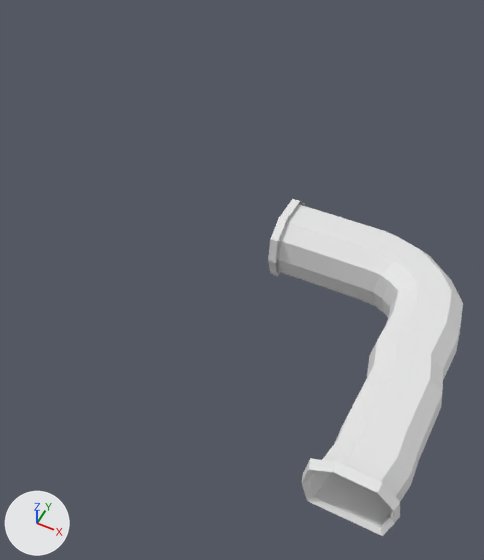
One commit to the FBX model dev/models/kf2hy.fbx: the scene before it, then after it.
The view is the same before and after, from a camera (50 mm lens) standing at (30.2, -227.0, 59.1) and looking at (11.9, -190.3, 13.2). Arrows for +X, +Y and +Z are at lower left; the lights stay in place. The first picture is the older version.
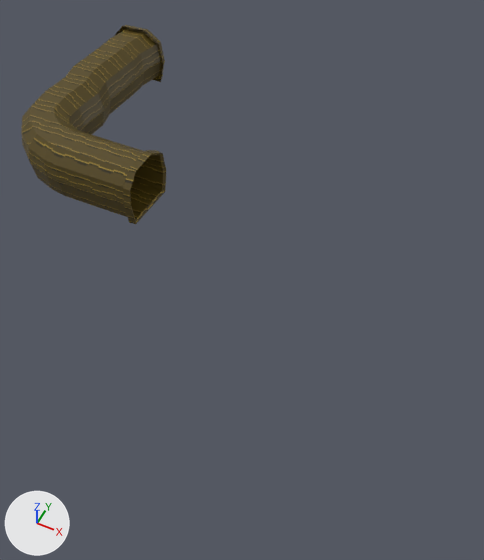
Diff of the bpy script that builds the scene:
```diff
--- a/dev/models/kf2hy.fbx.py
+++ b/dev/models/kf2hy.fbx.py
@@ img_wood_png @@
+img_wood_png = load_image('wood.png', '../images/wood.png', 32, 32, 'sRGB')
@@ mat_material_005 @@
+mat_material_005 = principled_material('Material.005')
+mat_material_005.texture = img_wood_png
@@ me_plane_014 @@
 me_plane_014.from_pydata(...)  # 168 vertices, 160 faces; spans x -6.1..11.2, y -9.4..14.2, z -2.9..3.3
-me_plane_014.materials.append(mat_material_004)  # white #e7e7e7
+me_plane_014.materials.append(mat_material_005)  # picture img_wood_png
@@ ob_plane_009 @@
 ob_plane_009 = bpy.data.objects.new('Plane.009', me_plane_014)
-ob_plane_009.location = (25.58, -193.33, 17.18)
-ob_plane_009.rotation_euler = (-0.0175, 0.0, -3.142)  # degrees (-1, 0, -180)
+ob_plane_009.location = (-10.77, -180.85, 17.6)
```

Changed parts and their boxes [x1, y1, x2, y2] in the pictures (484 x 560 px):
'Plane.009', recoloured, moved, turned
    before: [268, 199, 463, 536]
    after: [21, 25, 166, 224]
